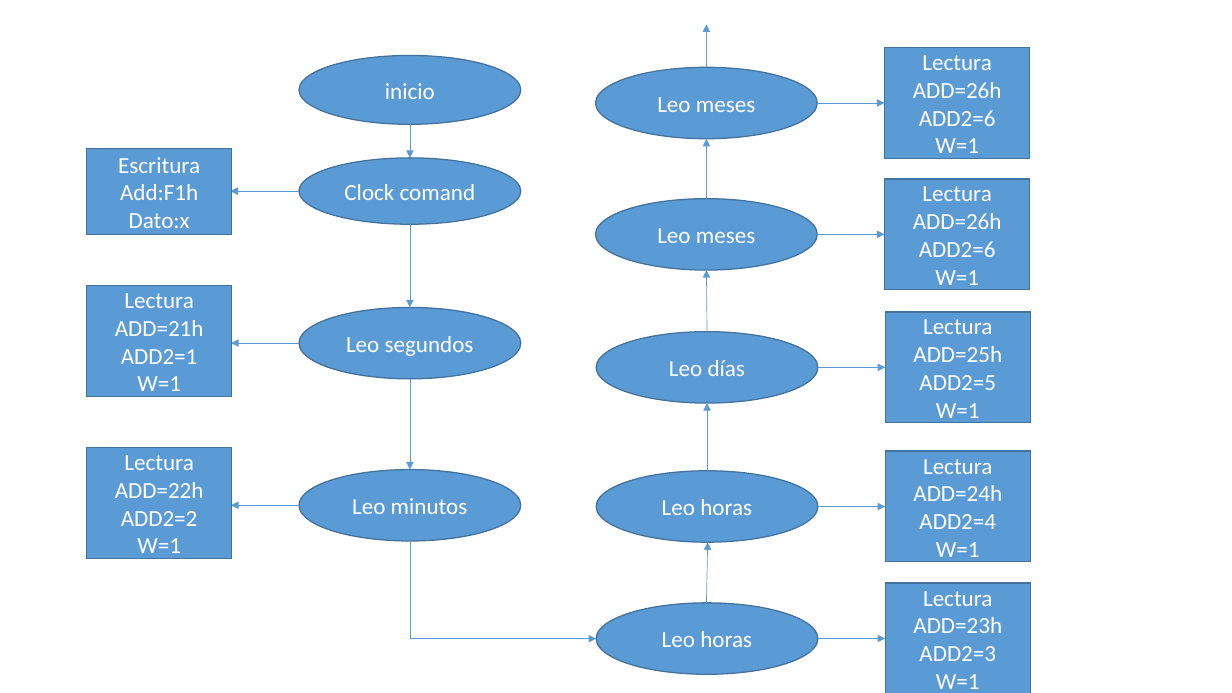
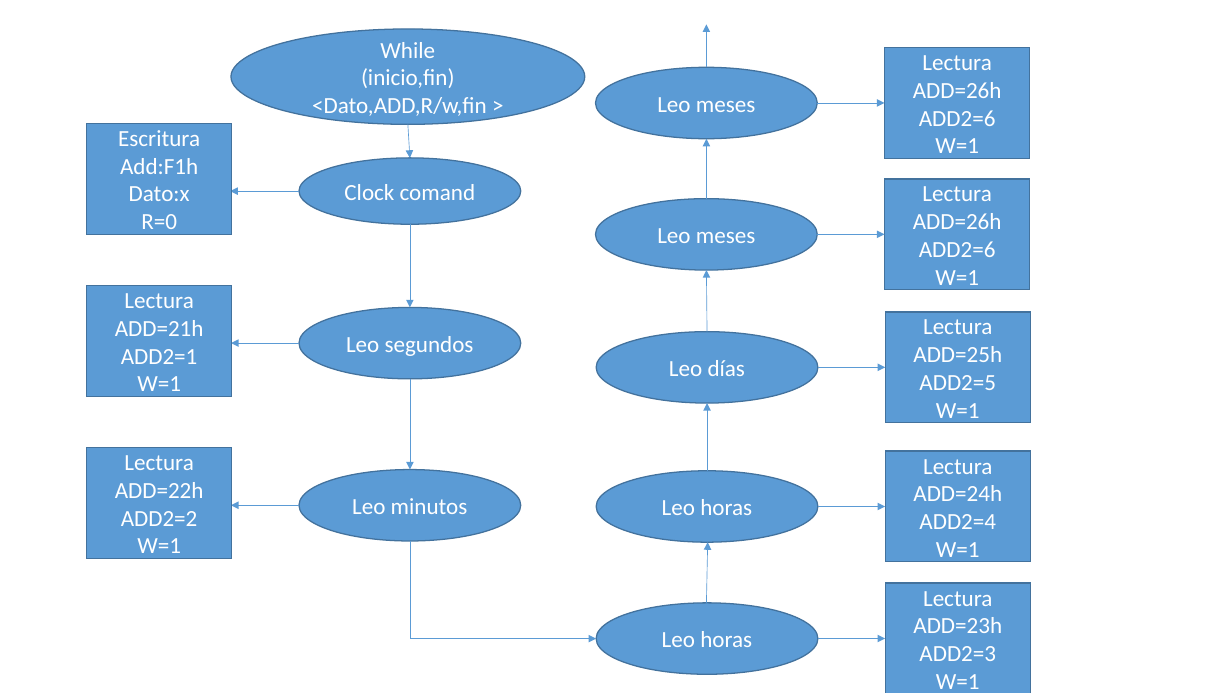
Before and after one commit to lleon95/proy_2_grupo_7_II_2016, a slide deck: slide 3 of Designs/Presentación1.pptx. Drawn at 1232x693 pixels with LibreOffice and Linux fonts; fonts in the diff are those of the drawing. Boxes give left, top, right and bottom in pixels: in the first picture for what was removed or moved away, otherwise in the second. Text is boxed around its words. In the diff, an @@ line names an element or a change of style, - is before the commit and + after.

```diff
--- a/Designs/Presentación1.pptx
+++ b/Designs/Presentación1.pptx
@@ ellipse "While": place and size @@
-ellipse "While" at (299,55,521,125)
+ellipse "While" at (231,29,585,124)
@@ text in ellipse at (312,42,487,120): text changed @@
-inicio
+While
+(inicio,fin)
+<Dato,ADD,R/w,fin >
@@ rectangle "Escritura": place and size @@
-rectangle "Escritura" at (87,149,232,235)
+rectangle "Escritura" at (87,124,232,235)
@@ text in rectangle at (141,214,177,236): paragraph added @@
+R=0
```
Also in this commit, not shown: 5 other slides changed, 1 slide added.
